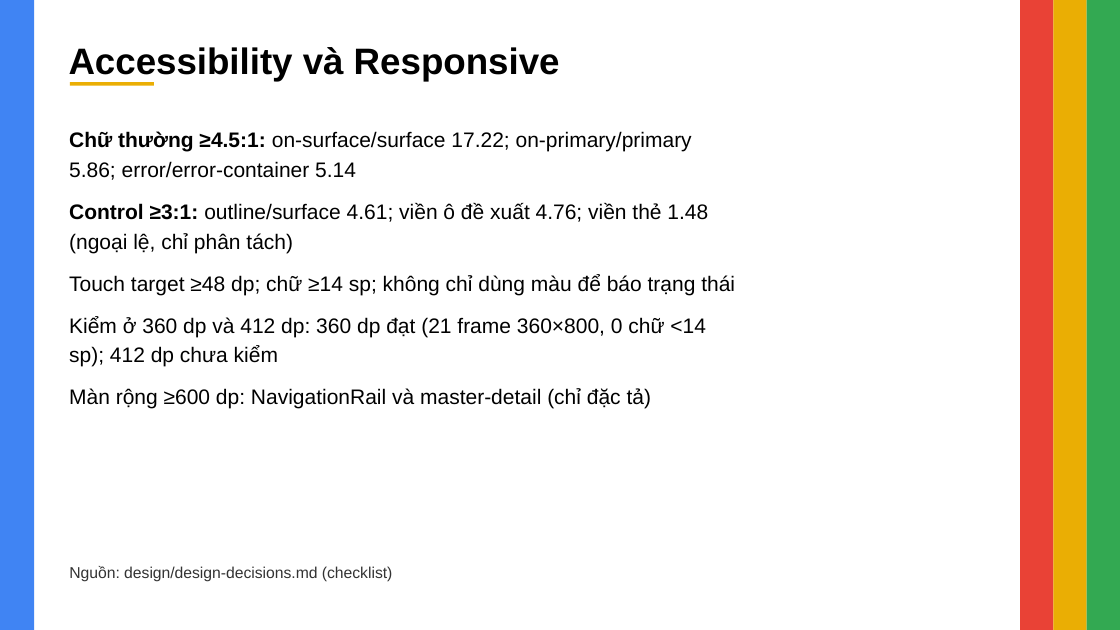
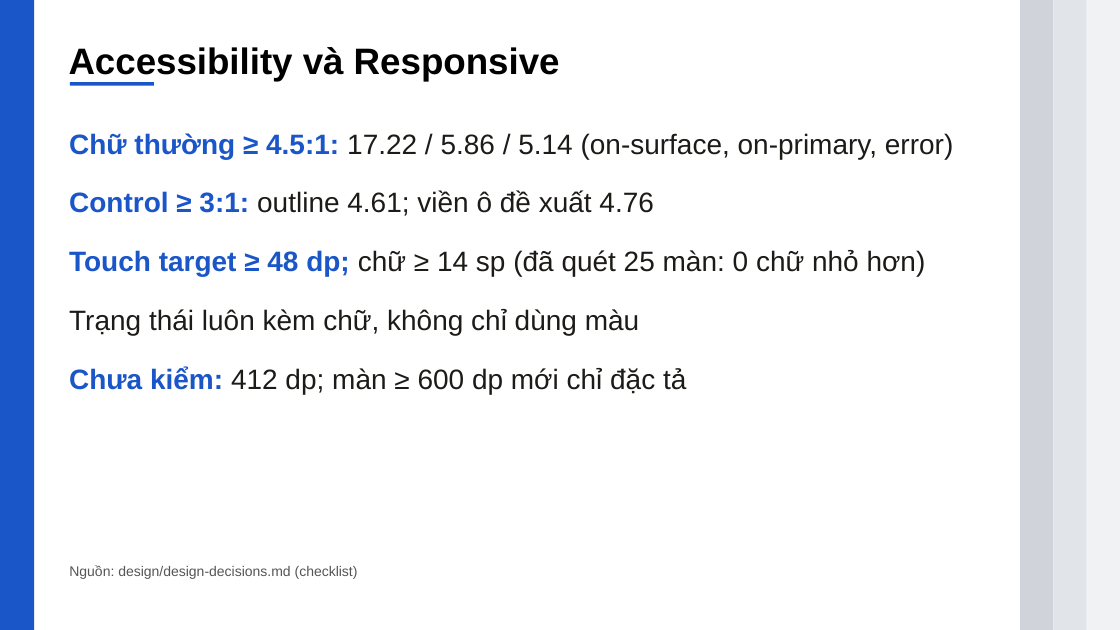
Before and after one commit to Kenn0679/prm323-lab2-group6, a slide deck: slide 10 of slides-export/prm323_lab2_group6_slides.pptx. Drawn at 1120x630 pixels with LibreOffice and Linux fonts; fonts in the diff are those of the drawing. Boxes give left, top, right and bottom in pixels: in the first picture for what was removed or moved away, otherwise in the second. Text is boxed around its words. In the diff, an @@ line names an element or a change of style, - is before the commit and + after.

```diff
--- a/slides-export/prm323_lab2_group6_slides.pptx
+++ b/slides-export/prm323_lab2_group6_slides.pptx
@@ rectangle at (0, 0, 34, 630): fill #4084F3 to #1A56C8 @@
@@ rectangle at (1021, 0, 1054, 630): fill #E94236 to #D0D4DA @@
@@ rectangle at (1054, 0, 1087, 630): fill #EAAE04 to #E1E4E8 @@
@@ rectangle at (1087, 0, 1120, 630): fill #33A952 to #F0F2F4 @@
@@ rectangle at (70, 82, 154, 86): fill #EAAE04 to #1A56C8 @@
@@ text at (69, 133, 953, 394): text changed; size 18 to 24 pt; text colour #000000 to #1C1B18 @@
-Chữ thường ≥4.5:1: on-surface/surface 17.22; on-primary/primary 5.86; error/error-container 5.14
-Control ≥3:1: outline/surface 4.61; viền ô đề xuất 4.76; viền thẻ 1.48 (ngoại lệ, chỉ phân tách)
-Touch target ≥48 dp; chữ ≥14 sp; không chỉ dùng màu để báo trạng thái
-Kiểm ở 360 dp và 412 dp: 360 dp đạt (21 frame 360×800, 0 chữ <14 sp); 412 dp chưa kiểm
-Màn rộng ≥600 dp: NavigationRail và master-detail (chỉ đặc tả)
+Chữ thường ≥ 4.5:1: 17.22 / 5.86 / 5.14 (on-surface, on-primary, error)
+Control ≥ 3:1: outline 4.61; viền ô đề xuất 4.76
+Touch target ≥ 48 dp; chữ ≥ 14 sp (đã quét 25 màn: 0 chữ nhỏ hơn)
+Trạng thái luôn kèm chữ, không chỉ dùng màu
+Chưa kiểm: 412 dp; màn ≥ 600 dp mới chỉ đặc tả
@@ text "Nguồn: design/design-decisions.md (checklist)" at (69, 565, 358, 579): size 13.5 to 12 pt, text colour #333333 to #555555 @@
```
Also in this commit, not shown: 11 other slides changed, 3 other files.
